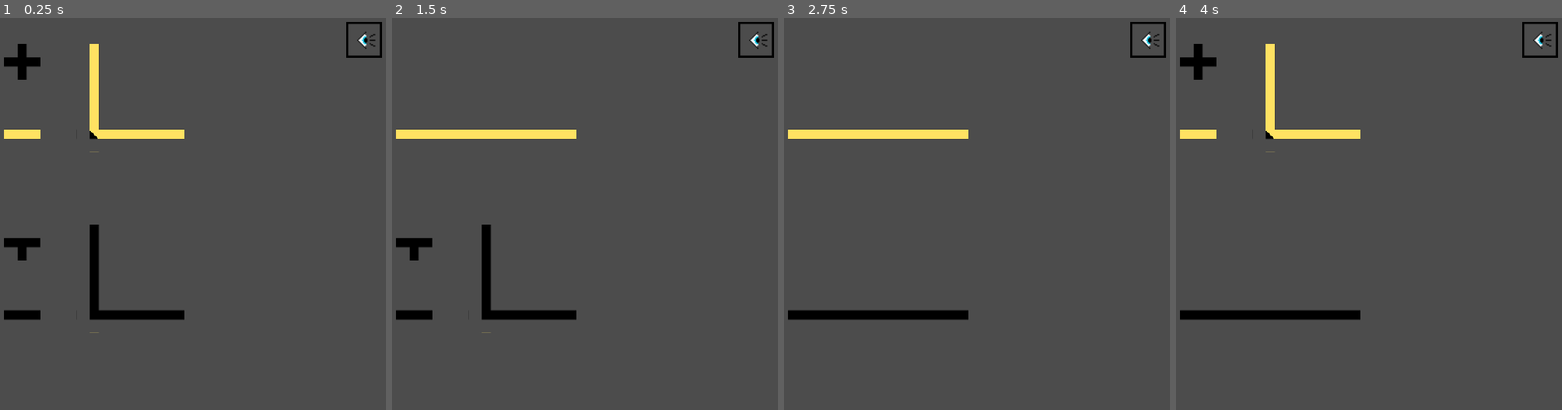
Above: before the commit, frames 1-4 (left to right).
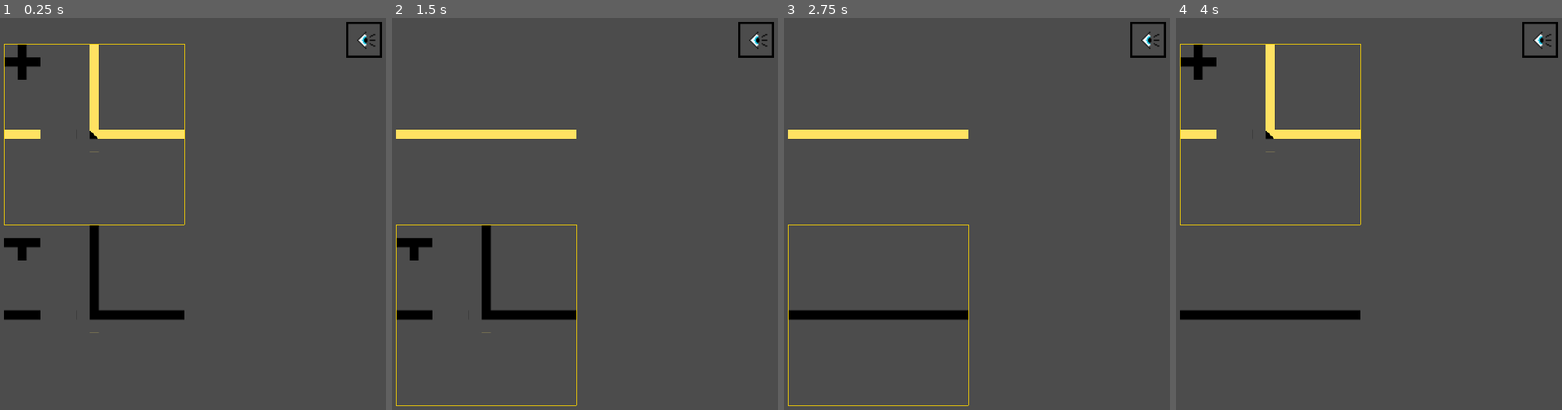
Above: after the commit, the same moments.

Repository: jojva/ld48
Game: Godot game, scene res://Main.tscn
Two runs of this game, one before a commit and one after it. Both use one fixed random seed, a clock stepped at 60 frames per second and the inputs below.
Inputs (mouse positions are in pixels of both pictures, inside the frame that each line leads up to):
- Up to frame 1 (0.25 s): no input
- Up to frame 2 (1.5 s): tap Enter at 0.5 s; move the mouse to (720, 202) at 0.52 s; hold Right (ui_right) 0.53-1.28 s; click (720, 202) at 0.67 s; tap Space at 1.25 s; move the mouse to (500, 249) at 1.27 s; hold Down (ui_down) from 1.28 s (still down)
- Up to frame 3 (2.75 s): tap Enter at 2 s; move the mouse to (1050, 119) at 2.02 s; release Down (ui_down) at 2.03 s; hold Right (ui_right) from 2.03 s (still down)
- Up to frame 4 (4 s): tap Space at 2.75 s; move the mouse to (1361, 319) at 2.77 s; release Right (ui_right) at 2.78 s; hold Up (ui_up) 2.78-3.53 s; click (1361, 319) at 2.92 s; tap Enter at 3.5 s; move the mouse to (1546, 296) at 3.52 s; hold Left (ui_left) from 3.53 s (still down)

The runs differ from the first frame. In frame 1, 0.3% of the frame differs, in the area x 1-48%, y 6-53%; in frame 2, 0.3%; in frame 3, 0.3%; in frame 4, 0.3%.

Commit message:
Add user-friendly yellow square

Diff:
--- a/Main.gd
+++ b/Main.gd
@@ -19,11 +19,13 @@
 		if tower.current_level < level_window:
 			level_window -= 1
 			tower.position.y = - level_window * Constants.ROWS * Constants.CELL_SIZE * $ViewportContainer/Viewport/Tower.scale.y
+		$HUD/HighlightedLevel.rect_position.y = $ViewportContainer.margin_top + (tower.current_level - level_window) * Constants.ROWS * Constants.CELL_SIZE * $ViewportContainer/Viewport/Tower.scale.y
 	if e.is_action_pressed("ui_down"):
 		tower.current_level = min(tower.nb_levels() - 1, tower.current_level + 1)
 		if tower.current_level > level_window + 1:
 			level_window += 1
 			tower.position.y = - level_window * Constants.ROWS * Constants.CELL_SIZE * $ViewportContainer/Viewport/Tower.scale.y
+		$HUD/HighlightedLevel.rect_position.y = $ViewportContainer.margin_top + (tower.current_level - level_window) * Constants.ROWS * Constants.CELL_SIZE * $ViewportContainer/Viewport/Tower.scale.y
 	if e.is_action_pressed("ui_look_left"):
 		look_elsewhere(1)
 	if e.is_action_pressed("ui_look_right"):
--- a/Main.tscn
+++ b/Main.tscn
@@ -6,6 +6,24 @@
 
 [node name="Main" type="Node2D"]
 script = ExtResource( 2 )
+
+[node name="HUD" type="CanvasLayer" parent="."]
+
+[node name="Eye" type="Sprite" parent="HUD"]
+position = Vector2( 737.788, 92.6379 )
+scale = Vector2( 2, 2 )
+texture = ExtResource( 3 )
+
+[node name="HighlightedLevel" type="ReferenceRect" parent="HUD"]
+margin_left = 100.0
+margin_top = 100.0
+margin_right = 420.0
+margin_bottom = 420.0
+border_color = Color( 1, 0.843137, 0, 1 )
+editor_only = false
+__meta__ = {
+"_edit_use_anchors_": false
+}
 
 [node name="ViewportContainer" type="ViewportContainer" parent="."]
 margin_right = 320.0
@@ -20,10 +38,3 @@
 
 [node name="Tower" parent="ViewportContainer/Viewport" instance=ExtResource( 1 )]
 scale = Vector2( 1, 1 )
-
-[node name="HUD" type="CanvasLayer" parent="."]
-
-[node name="Eye" type="Sprite" parent="HUD"]
-position = Vector2( 737.788, 92.6379 )
-scale = Vector2( 2, 2 )
-texture = ExtResource( 3 )
